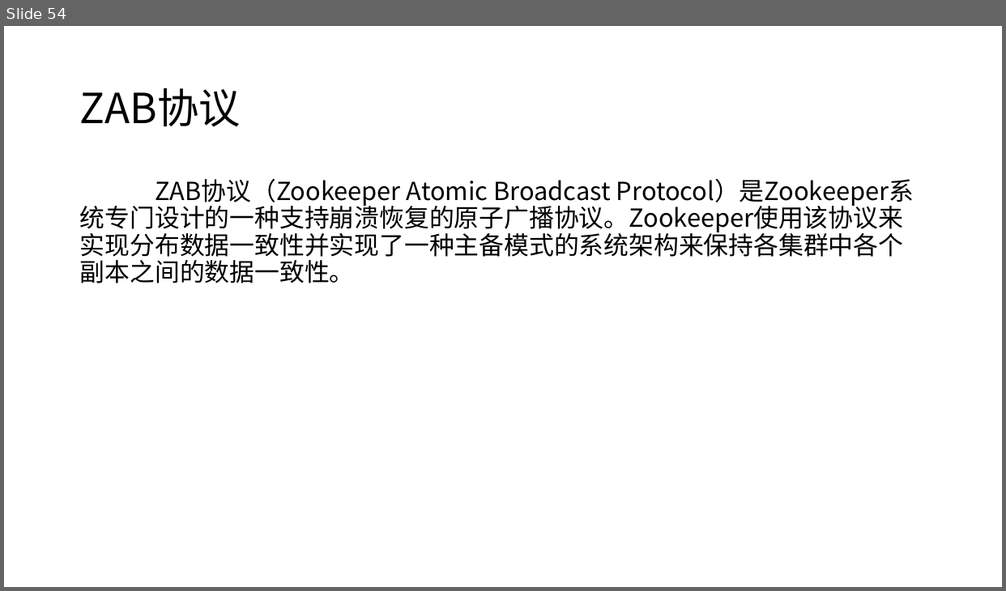
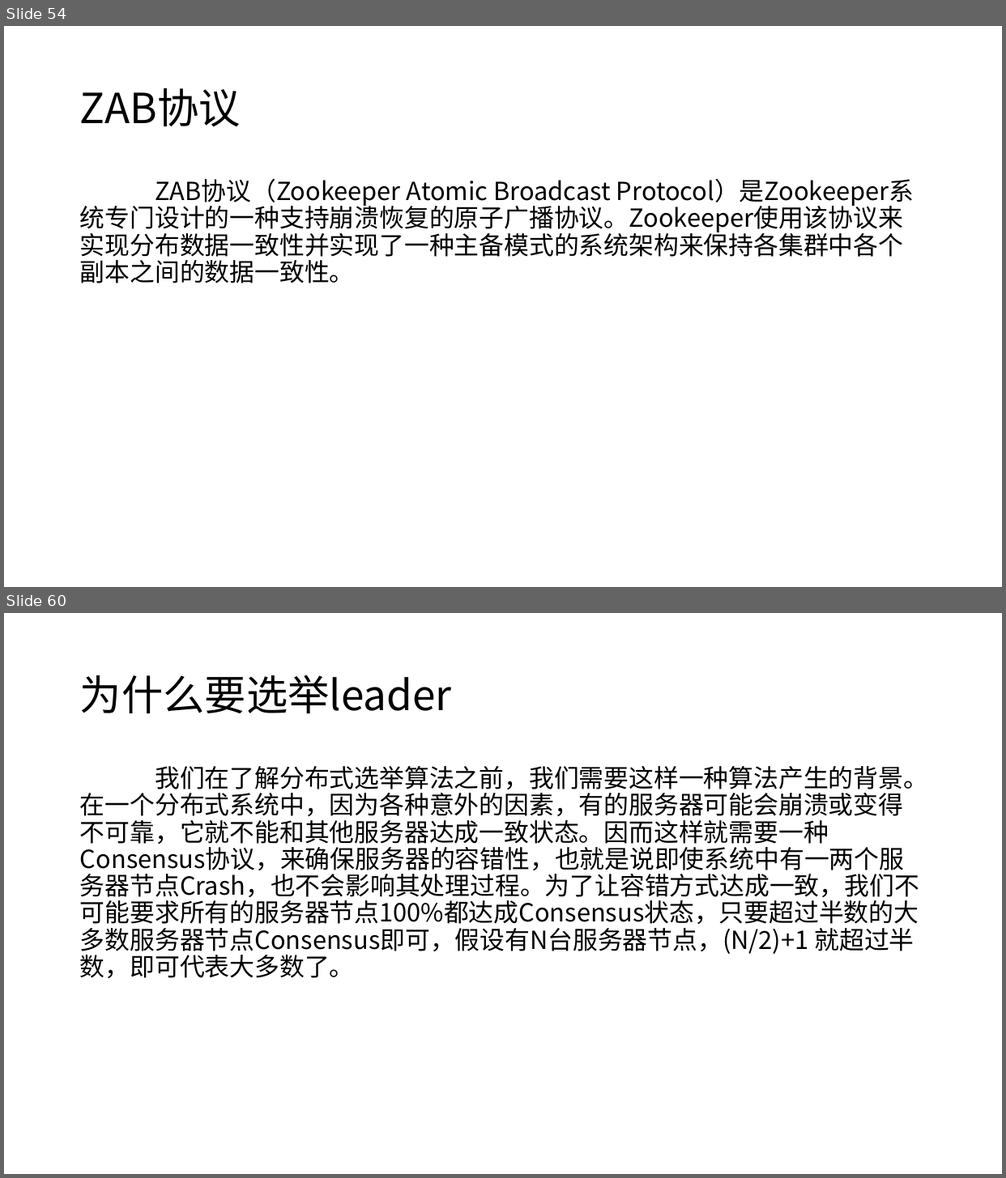
Before and after one commit to moxingwang/zookeeper, a slide deck: zookeeper.pptx. Shown one above the other, each under a label of ours: slide 54 before the commit, slides 54 and 60 after it; the slides between them are not shown. The pictures are 1006x591 and 1006x1178 pixels, drawn with LibreOffice and Linux fonts; fonts in the diff are those of the drawing. Boxes give left, top, right and bottom in pixels: in the first picture for what was removed or moved away, otherwise in the second. Text is boxed around its words. In the diff, an @@ line names an element or a change of style, - is before the commit and + after.

```diff
--- a/zookeeper.pptx
+++ b/zookeeper.pptx
@@ slide 60 added at (4, 613, 1002, 1174), background #FFFFFF @@
@@ title added at (80, 675, 452, 713), 40 pt, text #000000 @@
+为什么要选举leader
@@ text added at (80, 766, 928, 978), 24 pt, text #000000 @@
+我们在了解分布式选举算法之前，我们需要这样一种算法产生的背景。在一个分布式系统中，因为各种意外的因素，有的服务器可能会崩溃或变得不可靠，它就不能和其他服务器达成一致状态。因而这样就需要一种Consensus协议，来确保服务器的容错性，也就是说即使系统中有一两个服务器节点Crash，也不会影响其处理过程。为了让容错方式达成一致，我们不可能要求所有的服务器节点100%都达成Consensus状态，只要超过半数的大多数服务器节点Consensus即可，假设有N台服务器节点，(N/2)+1 就超过半数，即可代表大多数了。
```
Also in this commit, not shown: 52 other slides added, 5 slides removed.
